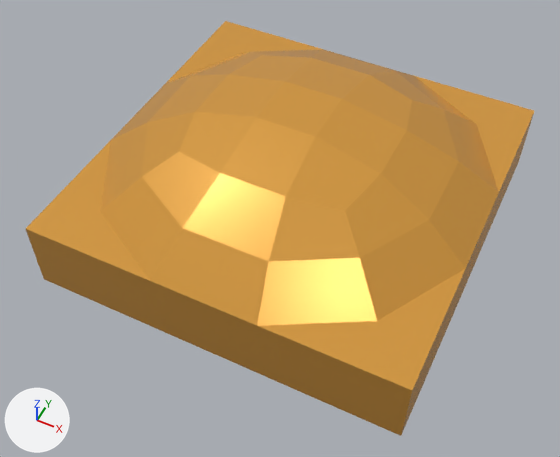
Renders of the glTF model public/models/tile-plain-hump.glb from each side of a commit.
The view is the same before and after, from a 50 mm camera at (18.7, -40.6, 42.5) aimed at (0.3, -3.9, -3.4). Lighting does not change. The marker at lower left points along +X, +Y and +Z. Where no turn or scale is listed for an object, it has been applied to the vertices.

The older version as bpy lines, for what is in view:
```python
me_tile_plain_hump = bpy.data.meshes.new('tile-plain-hump')
me_tile_plain_hump.from_pydata(...)  # 60 vertices, 114 faces; spans x -15.0..15.0, y -15.0..15.0, z -6.0..5.8
me_tile_plain_hump.materials.append(mat_lowpoly_colors)  # orange #e7a747
ob_tile_plain_hump = bpy.data.objects.new('tile-plain-hump', me_tile_plain_hump)
ob_tile_plain_hump.location = (0.0, 0.0, 0.0)
```
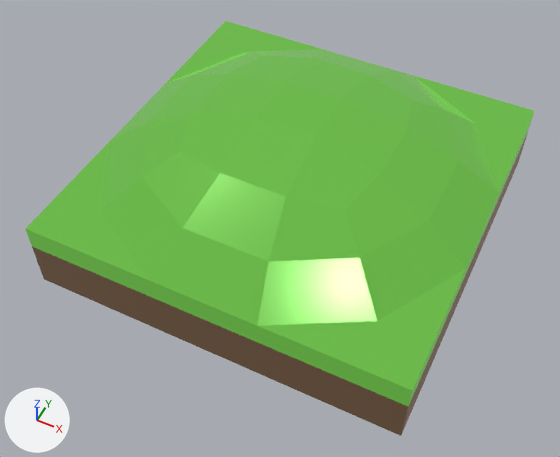
Location of each change, (x1, y1, x2, y2) in pixels of the pictures (560 x 457 px):
```json
{"object": "tile-plain-hump", "change": "recoloured", "before": [26, 21, 534, 436], "after": [26, 21, 534, 436], "on screen": "orange to green"}
```

Scene script edits in JSON lines:
```json
{"op": "add", "block": "img_base", "code": ["img_base = load_image('base', '_unpacked/base', 1024, 1024, 'sRGB')"]}
{"op": "add", "block": "mat_lowpoly_colors_001", "code": ["mat_lowpoly_colors_001 = bpy.data.materials.new('LOWPOLY-COLORS.001')", "# uses the picture img_base"]}
{"block": "me_tile_plain_hump", "where": "me_tile_plain_hump.from_pydata(...)  # 60 vertices, 114 faces; spans x -15.0..15.0, y -15.0..15.0, z -6.0..5.8"}
{"op": "remove", "block": "me_tile_plain_hump", "code": "me_tile_plain_hump.materials.append(mat_lowpoly_colors)  # orange #e7a747"}
{"op": "add", "block": "me_tile_plain_hump", "code": "me_tile_plain_hump.materials.append(mat_lowpoly_colors_001)"}
```
